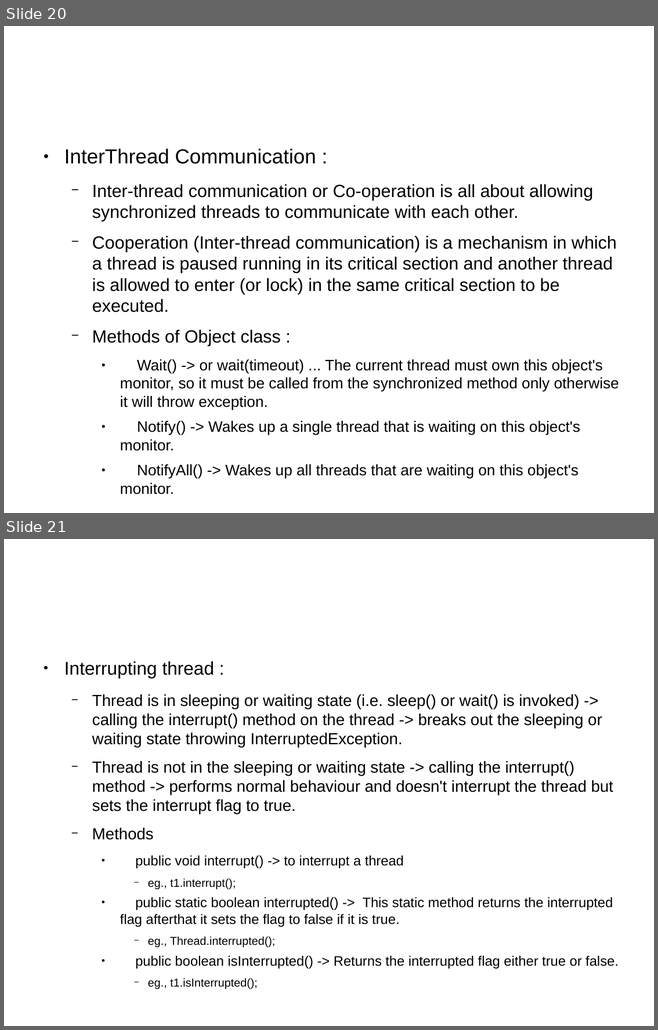
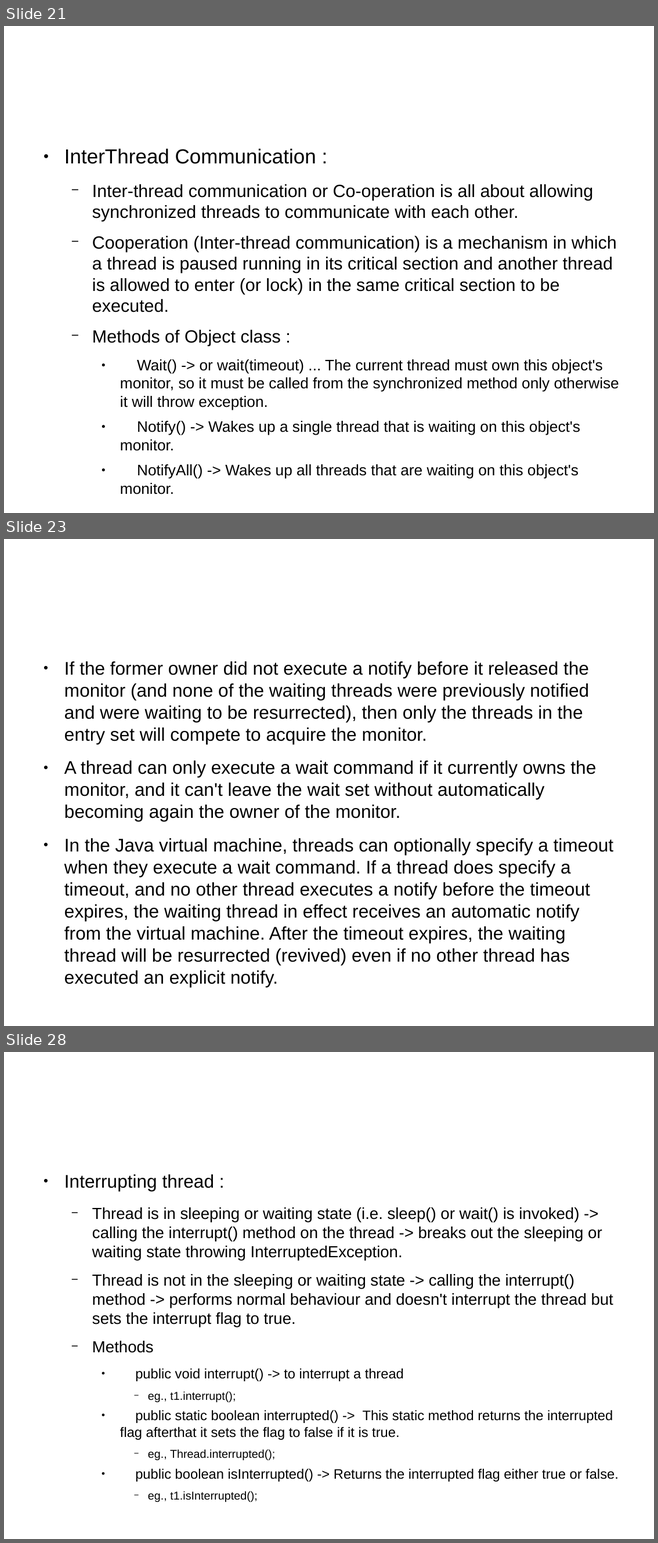
Before and after one commit to shikha-desai/Internship_PreWork, a slide deck: Java/Java_Notes.odp. Shown one above the other, each under a label of ours: slides 20 and 21 before the commit, slides 21, 23 and 28 after it; the slides between them are not shown. The pictures are 658x1030 and 658x1543 pixels, drawn with LibreOffice and Linux fonts; fonts in the diff are those of the drawing; background and template pictures are left out. Boxes give left, top, right and bottom in pixels: in the first picture for what was removed or moved away, otherwise in the second. Text is boxed around its words. In the diff, an @@ line names an element or a change of style, - is before the commit and + after.

Commit message:
Added monitor and locks in java

```diff
--- a/Java/Java_Notes.odp
+++ b/Java/Java_Notes.odp
@@ slide 23 added at (4,539,654,1026), background picture (left out) @@
@@ text added at (64,661,614,987), 22.4 pt, text #000000 @@
+● If the former owner did not execute a notify before it released the monitor (and none of the waiting threads were previously notified and were waiting to be resurrected), then only the threads in the entry set will compete to acquire the monitor.
+● A thread can only execute a wait command if it currently owns the monitor, and it can't leave the wait set without automatically becoming again the owner of the monitor.
+● In the Java virtual machine, threads can optionally specify a timeout when they execute a wait command. If a thread does specify a timeout, and no other thread executes a notify before the timeout expires, the waiting thread in effect receives an automatic notify from the virtual machine. After the timeout expires, the waiting thread will be resurrected (revived) even if no other thread has executed an explicit notify.
@@ what was slide 20 is now slide 21 @@
@@ what was slide 21 is now slide 28 @@
```
Also in this commit, not shown: 6 other slides added, 2 other files.
